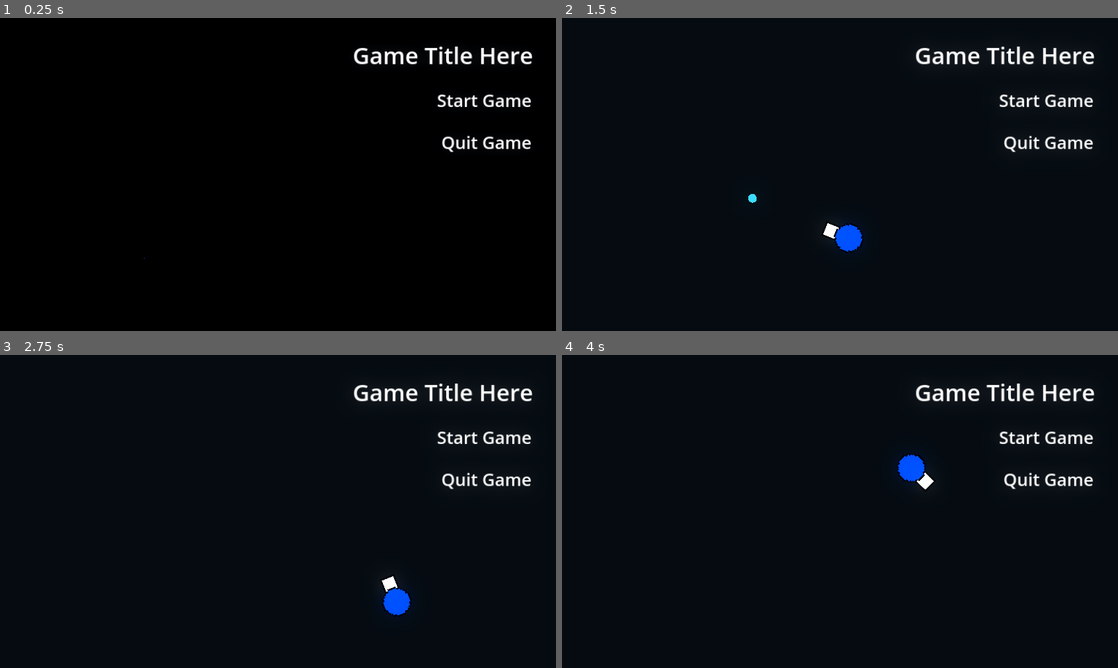
Above: before the commit, frames 1-4 (two rows, left to right).
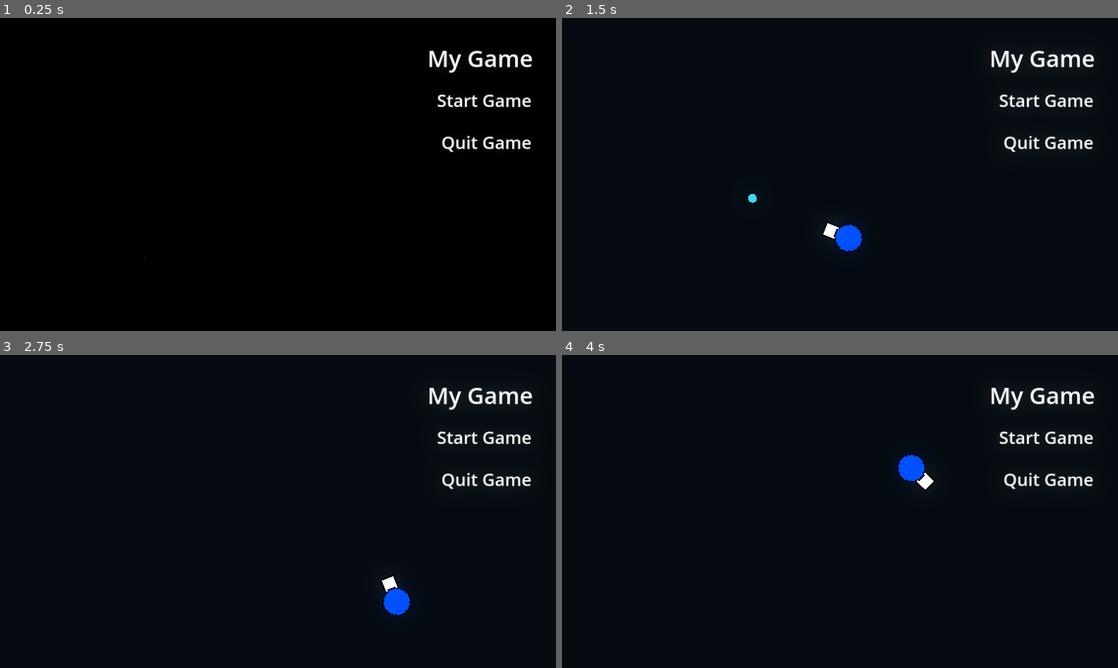
Above: after the commit, the same moments.

Repository: slin04/2D-WaveShooter-Game
Game: Godot game, scene res://code/screens/start_screen.tscn
Same seed, same stepped clock (60 frames per second), same inputs: the game is played once before the commit and once after it. Sound files missing from this copy of the repository are replaced by a short silence.
Inputs (mouse positions are in pixels of both pictures, inside the frame that each line leads up to):
- Up to frame 1 (0.25 s): no input
- Up to frame 2 (1.5 s): move the mouse to (962, 158) at 0.52 s; hold D (right) 0.53-1.28 s; right-click (962, 158) at 0.6 s; move the mouse to (728, 190) at 1.27 s; hold S (down) from 1.28 s (still down); click (728, 190) at 1.35 s
- Up to frame 3 (2.75 s): move the mouse to (333, 442) at 2.02 s; release S (down) at 2.03 s; hold D (right) from 2.03 s (still down); right-click (333, 442) at 2.1 s
- Up to frame 4 (4 s): move the mouse to (812, 574) at 2.77 s; release D (right) at 2.78 s; hold W (up) 2.78-3.53 s; click (812, 574) at 2.85 s; move the mouse to (1006, 558) at 3.52 s; hold A (left) from 3.53 s (still down); right-click (1006, 558) at 3.6 s

The runs differ from the first frame. In frame 1, 1.1% of the frame differs, in the area x 63-96%, y 9-18%; in frame 2, 1.0%; in frame 3, 1.0%; in frame 4, 1.0%.

Commit message:
cleaned up repository

Diff:
--- a/code/screens/main.gd
+++ b/code/screens/main.gd
@@ -8,6 +8,7 @@
 @export var brawler_scene: PackedScene
 @export var dasher_scene: PackedScene
 @export var minion_scene: PackedScene
+
 
 @export var player_scene: PackedScene
 @export var healthbar_scene: PackedScene
@@ -168,8 +169,6 @@
 		Global.Player.fireRate *= 1/1.02
 		Global.Player.speed *= 1.01
 		Global.Player.maxSpeed *= 1.01
-
-
 
 
 #func spawnGrunt(num):
--- a/code/screens/start_screen.tscn
+++ b/code/screens/start_screen.tscn
@@ -85,12 +85,12 @@
 vertical_alignment = 1
 
 [node name="GameLabel" type="Label" parent="."]
-offset_left = 1218.0
-offset_top = 72.0
-offset_right = 1839.0
-offset_bottom = 182.0
+offset_left = 1459.0
+offset_top = 82.0
+offset_right = 1858.0
+offset_bottom = 192.0
 theme_override_font_sizes/font_size = 80
-text = "Game Title Here"
+text = "My Game"
 horizontal_alignment = 1
 vertical_alignment = 1
 
@@ -116,6 +116,7 @@
 
 [node name="Pause" type="ColorRect" parent="CanvasLayer"]
 process_mode = 3
+visible = false
 offset_right = 1920.0
 offset_bottom = 1080.0
 color = Color(0, 0, 0, 0.984314)
Not shown, changed: .gitignore
Not shown, removed: bul93EA.tmp
Not shown, removed: bulBA5A.tmp
Not shown, removed: code/gru9FAB.tmp
Not shown, removed: code/hea9013.tmp
Not shown, removed: code/mai2D2B.tmp
Not shown, removed: code/mai6F92.tmp
Not shown, removed: code/mai71E5.tmp
Not shown, removed: code/mai8F47.tmp
Not shown, removed: code/maiCD32.tmp
Not shown, removed: code/pla1828.tmp
Not shown, removed: code/pla5208.tmp
(and 26 more such lines)
